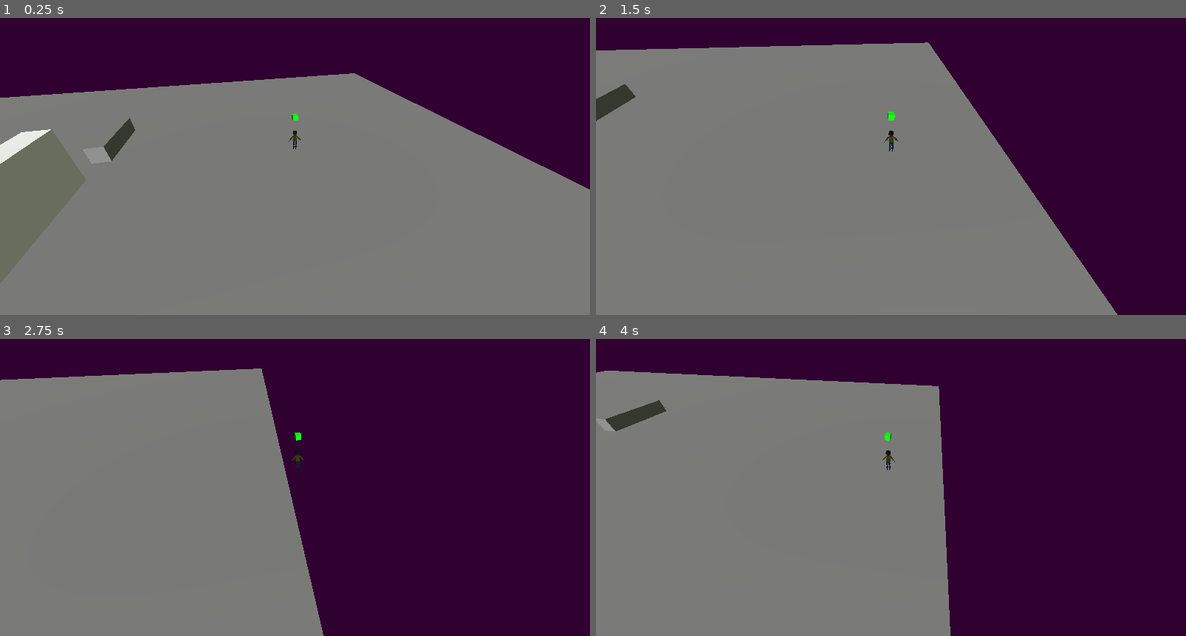
Above: before the commit, frames 1-4 (two rows, left to right).
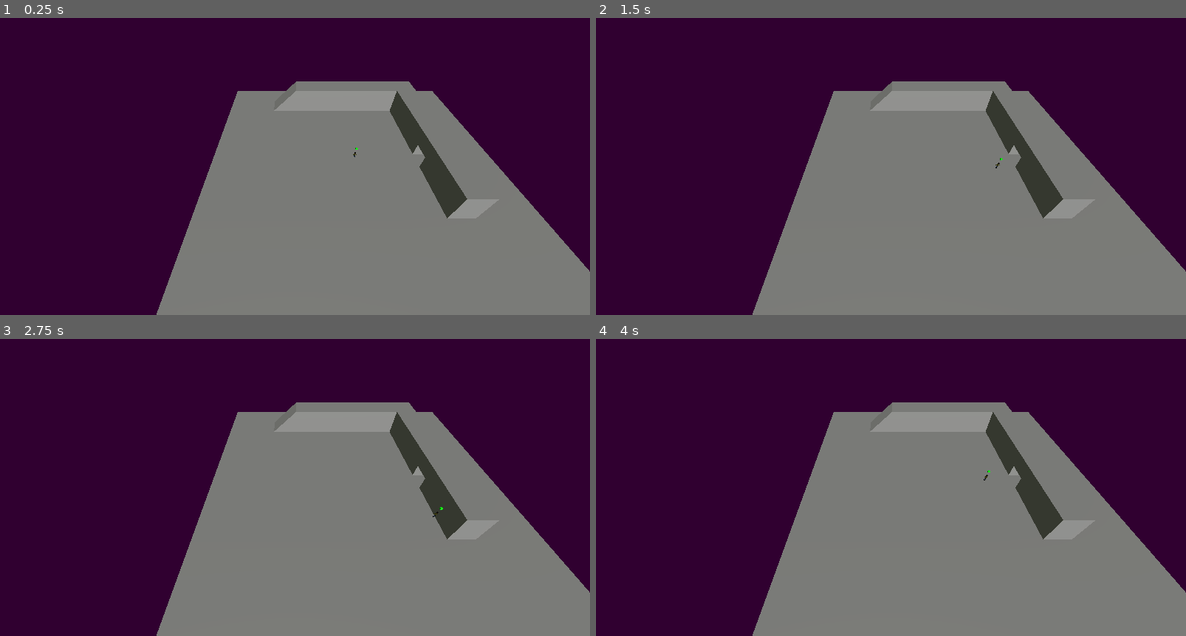
Above: after the commit, the same moments.

Repository: FellowshipOfTheGame/Hotel-Ponte-Negra
Game: Godot game, scene res://scenes/base.tscn
Same seed, same stepped clock (60 frames per second), same inputs: the game is played once before the commit and once after it.
Inputs (mouse positions are in pixels of both pictures, inside the frame that each line leads up to):
- Up to frame 1 (0.25 s): no input
- Up to frame 2 (1.5 s): move the mouse to (1020, 133) at 0.52 s; hold Right (movimento_direita) 0.53-1.28 s; hold E (interacao) 0.53-1.28 s; move the mouse to (773, 166) at 1.27 s; hold Down (movimento_tras) from 1.28 s (still down); tap E (interacao) at 1.35 s
- Up to frame 3 (2.75 s): move the mouse to (354, 398) at 2.02 s; release Down (movimento_tras) at 2.03 s; hold Right (movimento_direita) from 2.03 s (still down); hold E (interacao) from 2.03 s (still down)
- Up to frame 4 (4 s): move the mouse to (861, 537) at 2.77 s; release Right (movimento_direita) at 2.78 s; release E (interacao) at 2.78 s; hold Up (movimento_frente) 2.78-3.53 s; tap E (interacao) at 2.85 s; move the mouse to (1068, 520) at 3.52 s; hold Left (movimento_esquerda) from 3.53 s (still down); hold E (interacao) from 3.53 s (still down)

The runs differ from the first frame. In frame 1, 31% of the frame differs, in the area x 0-100%, y 18-100%; in frame 2, 45%; in frame 3, 61%, in the area x 0-100%, y 9-100%; in frame 4, 55%.

Commit message:
Gravidade e Mudanças na Cena Base

Diff:
--- a/scenes/base.tscn
+++ b/scenes/base.tscn
@@ -1,9 +1,8 @@
-[gd_scene load_steps=6 format=3 uid="uid://bbwpri8lubdq6"]
+[gd_scene load_steps=5 format=3 uid="uid://bbwpri8lubdq6"]
 
 [ext_resource type="PackedScene" uid="uid://csmmjcndfe1ns" path="res://scenes/characters/player/player.tscn" id="1_pvqg0"]
 [ext_resource type="PackedScene" uid="uid://cd83n5sdks3b0" path="res://scenes/characters/enemies/enemy.tscn" id="2_baglu"]
 [ext_resource type="Script" uid="uid://c1ivo2guoa08g" path="res://scripts/camera/cameraControllerStatic.gd" id="3_40w10"]
-[ext_resource type="PackedScene" uid="uid://oxh88wgkjhat" path="res://scenes/obstacles/test_wall.tscn" id="4_h5ip5"]
 
 [sub_resource type="Environment" id="Environment_pvqg0"]
 background_mode = 1
@@ -13,23 +12,15 @@
 
 [node name="Node3D" type="Node3D"]
 
+[node name="Camera3D" type="Camera3D" parent="."]
+transform = Transform3D(1, 0, 0, 0, 0.7071068, 0.7071068, 0, -0.7071068, 0.7071068, -10.25, 27.26974, 25.507826)
+script = ExtResource("3_40w10")
+
 [node name="Player" parent="." groups=["Player"] instance=ExtResource("1_pvqg0")]
-transform = Transform3D(1, 0, 0, 0, 1, 0, 0, 0, 1, 11.249584, -0.77221066, -6.481593)
 
 [node name="Enemy" parent="." groups=["Enemies"] instance=ExtResource("2_baglu")]
 transform = Transform3D(1, 0, 0, 0, 1, 0, 0, 0, 1, 10.885885, -0.25369763, -4.9404106)
 visible = false
-
-[node name="Camera3D" type="Camera3D" parent="." node_paths=PackedStringArray("alvo_jogador")]
-transform = Transform3D(1, 0, 0, 0, 0.707107, 0.707107, 0, -0.707107, 0.707107, 0, 6, 9)
-script = ExtResource("3_40w10")
-alvo_jogador = NodePath("../Player")
-
-[node name="CSGBox3D" type="CSGBox3D" parent="."]
-transform = Transform3D(0.99999994, -0.0002443461, 0, 0.0002443461, 0.99999994, 0, 0, 0, 1, 0.027899265, -1.395859, 0.5424385)
-use_collision = true
-collision_mask = 3
-size = Vector3(50, 1, 50)
 
 [node name="DirectionalLight3D" type="DirectionalLight3D" parent="."]
 transform = Transform3D(1, 0, 0, 0, 0.840614, 0.541635, 0, -0.541635, 0.840614, 0, 9.18064, 0)
@@ -37,11 +28,27 @@
 [node name="WorldEnvironment" type="WorldEnvironment" parent="."]
 environment = SubResource("Environment_pvqg0")
 
-[node name="TestWall" parent="." instance=ExtResource("4_h5ip5")]
+[node name="Ground" type="CSGBox3D" parent="."]
+transform = Transform3D(0.99999994, -0.0002443461, 0, 0.0002443461, 0.99999994, 0, 0, 0, 1, 0.027899265, -1.395859, 0.5424385)
+use_collision = true
+collision_mask = 3
+size = Vector3(50, 0.1, 50)
+
+[node name="CSGCombiner3D" type="CSGCombiner3D" parent="."]
+use_collision = true
 collision_mask = 3
 
-[node name="CSGBox3D2" type="CSGBox3D" parent="."]
-transform = Transform3D(1, 0, 0, 0, 1, 0, 0, 0, 1, 0, 0, -9.601068)
-use_collision = true
-collision_mask = 3
-size = Vector3(1, 1, 4)
+[node name="CSGPolygon3D" type="CSGPolygon3D" parent="CSGCombiner3D"]
+transform = Transform3D(1, 0, 0, 0, 1, 0, 0, 0, 1, -15, -0.9, -15)
+polygon = PackedVector2Array(0, 0, 30, 0, 30, 5, 5, 5)
+depth = 4.0
+
+[node name="CSGPolygon3D2" type="CSGPolygon3D" parent="CSGCombiner3D"]
+transform = Transform3D(-4.371139e-08, 0, 1, 0, 1, 0, -1, 0, -4.371139e-08, 15, -0.9, 11)
+polygon = PackedVector2Array(0, 0, 30, 0, 30, 5, 0, 5)
+depth = 4.0
+
+[node name="Tunnel" type="CSGBox3D" parent="CSGCombiner3D"]
+transform = Transform3D(1, 0, 0, 0, 1, 0, 0, 0, 1, 13, -0.1, 0)
+operation = 2
+size = Vector3(4.1, 3, 3)
--- a/scenes/characters/player/player.gd
+++ b/scenes/characters/player/player.gd
@@ -3,12 +3,19 @@
 @export var velocidade : float = 10
 @onready var interaction_shapecast: ShapeCast3D = $ActionComponent
 
-func _process(delta : float)->void:
+func _physics_process(delta: float) -> void:
 	var movX : float = Input.get_axis("movimento_esquerda", "movimento_direita")
 	var movZ : float = Input.get_axis("movimento_frente", "movimento_tras")
 
-	var movimento = Vector3(movX, 0, movZ).normalized() * (velocidade * delta) #vetor indica a nova posição e por isso é multiplicado por algo de dimensão de comprimento
-	position += movimento
+	var direction = Vector3(movX, 0, movZ).normalized()
+
+	velocity.x = direction.x * velocidade
+	velocity.z = direction.z * velocidade
+
+	var gravity = ProjectSettings.get_setting("physics/3d/default_gravity")
+	velocity.y -= gravity * delta
+
+	move_and_slide()
 	check_for_interaction()
 
 func check_for_interaction() -> void:
--- /dev/null
+++ b/scenes/tests/gravity_test.tscn
@@ -0,0 +1,26 @@
+[gd_scene load_steps=2 format=3 uid="uid://c5by58ehjsdfy"]
+
+[ext_resource type="PackedScene" uid="uid://csmmjcndfe1ns" path="res://scenes/characters/player/player.tscn" id="1_5d1nh"]
+
+[node name="GravityTest" type="Node3D"]
+
+[node name="CSGCombiner3D" type="CSGCombiner3D" parent="."]
+use_collision = true
+collision_mask = 3
+
+[node name="CSGBox3D" type="CSGBox3D" parent="CSGCombiner3D"]
+transform = Transform3D(1, 0, 0, 0, 1, 0, 0, 0, 1, 0, -0.05, 0)
+size = Vector3(20, 0.1, 20)
+
+[node name="CSGBox3D2" type="CSGBox3D" parent="CSGCombiner3D"]
+transform = Transform3D(1, 0, 0, 0, 0.85732, -0.51478374, 0, 0.51478374, 0.85732, 5.180417, 2.4185567, 1.5308722)
+size = Vector3(1, 2.5439453, 13.725586)
+
+[node name="Player" parent="." instance=ExtResource("1_5d1nh")]
+transform = Transform3D(1, 0, 0, 0, 1, 0, 0, 0, 1, 0, 5, 0)
+
+[node name="Camera3D" type="Camera3D" parent="."]
+transform = Transform3D(1, 0, 0, 0, 0.7071068, 0.7071068, 0, -0.7071068, 0.7071068, 0, 9.502473, 12.152927)
+
+[node name="DirectionalLight3D" type="DirectionalLight3D" parent="."]
+transform = Transform3D(1, 0, 0, 0, 0.840614, 0.541635, 0, -0.541635, 0.840614, 0, 9.18064, 0)
Not shown: 1 places in scenes/characters/player/player.tscn that only renumber resources
